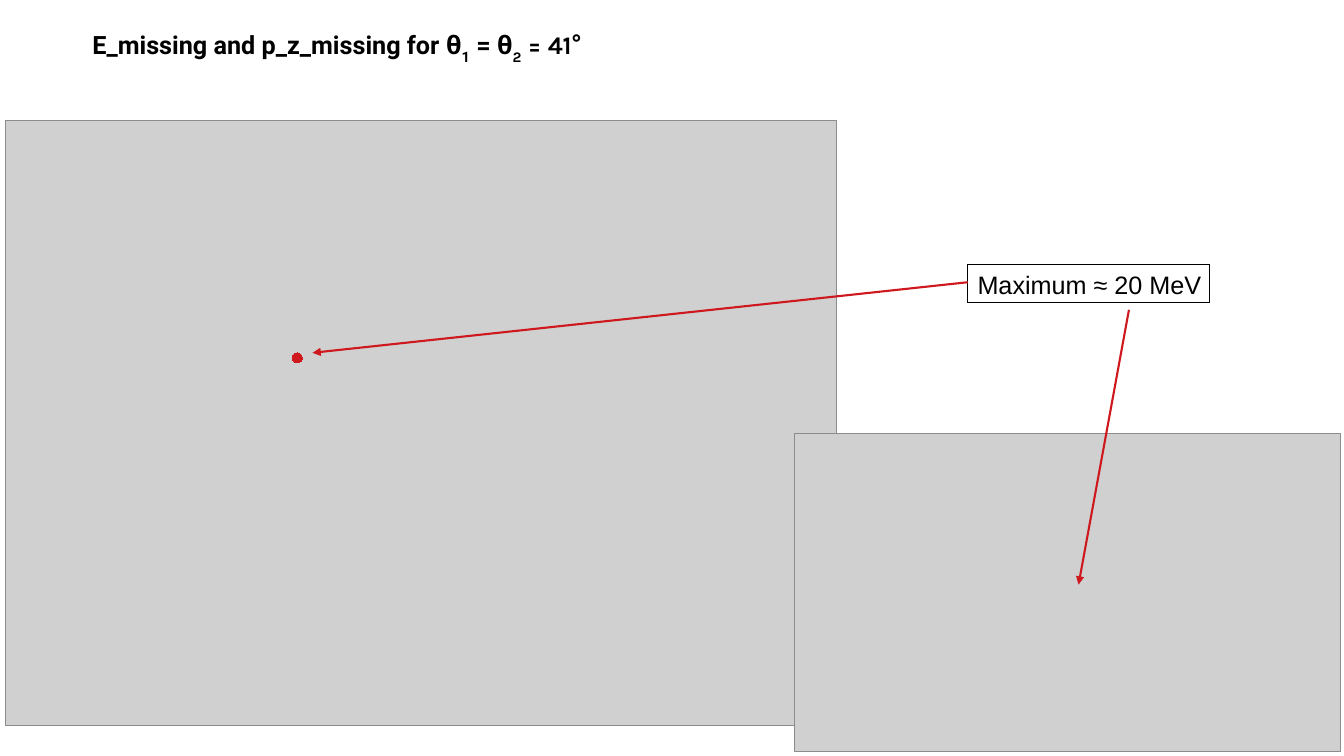
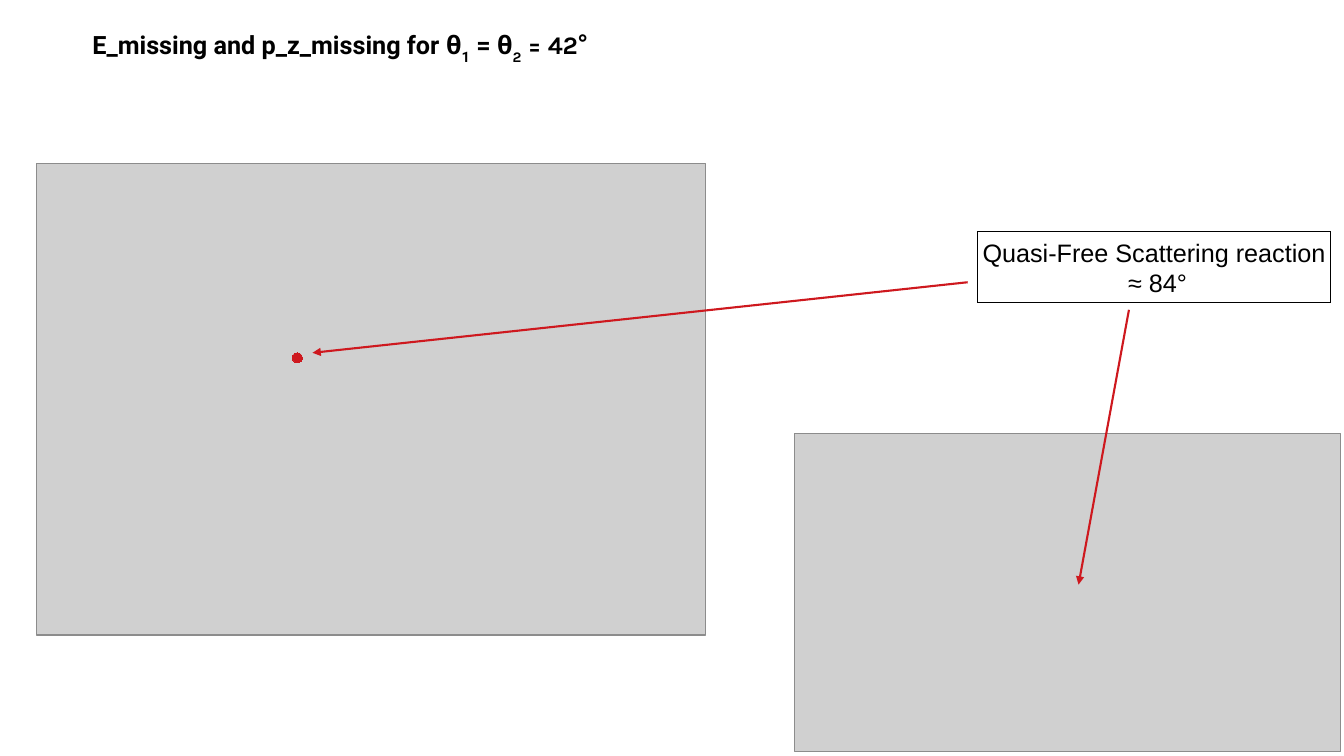
Before and after one commit to jenegger/2021_psi_pres, a slide deck: slide 15 of analysis.odp (slide 14 before the commit). Drawn at 1344x756 pixels with LibreOffice and Linux fonts; fonts in the diff are those of the drawing; grey boxes stand for pictures; background and template pictures are left out. Boxes give left, top, right and bottom in pixels: in the first picture for what was removed or moved away, otherwise in the second. Text is boxed around its words. In the diff, an @@ line names an element or a change of style, - is before the commit and + after.

```diff
--- a/analysis.odp
+++ b/analysis.odp
@@ title at bbox=[92, 34, 588, 60]: text changed @@
-E_missing and p_z_missing for θ1 = θ2 = 41°
+E_missing and p_z_missing for θ1 = θ2 = 42°
@@ picture: place and size @@
-picture at bbox=[6, 121, 837, 726]
+picture at bbox=[36, 163, 706, 635]
@@ rectangle added at bbox=[978, 232, 1331, 302], fill #FFFFFF, outline #000000 0 pt, 18 pt, text #000000 @@
+Quasi-Free Scattering reaction
+≈ 84°
@@ rectangle removed at bbox=[968, 264, 1210, 302] @@
@@ text removed at bbox=[978, 275, 1201, 295] @@
-Maximum ≈ 20 MeV
```
Also in this commit, not shown: 8 other slides changed, 5 slides added, 2 slides removed, 3 other files.
